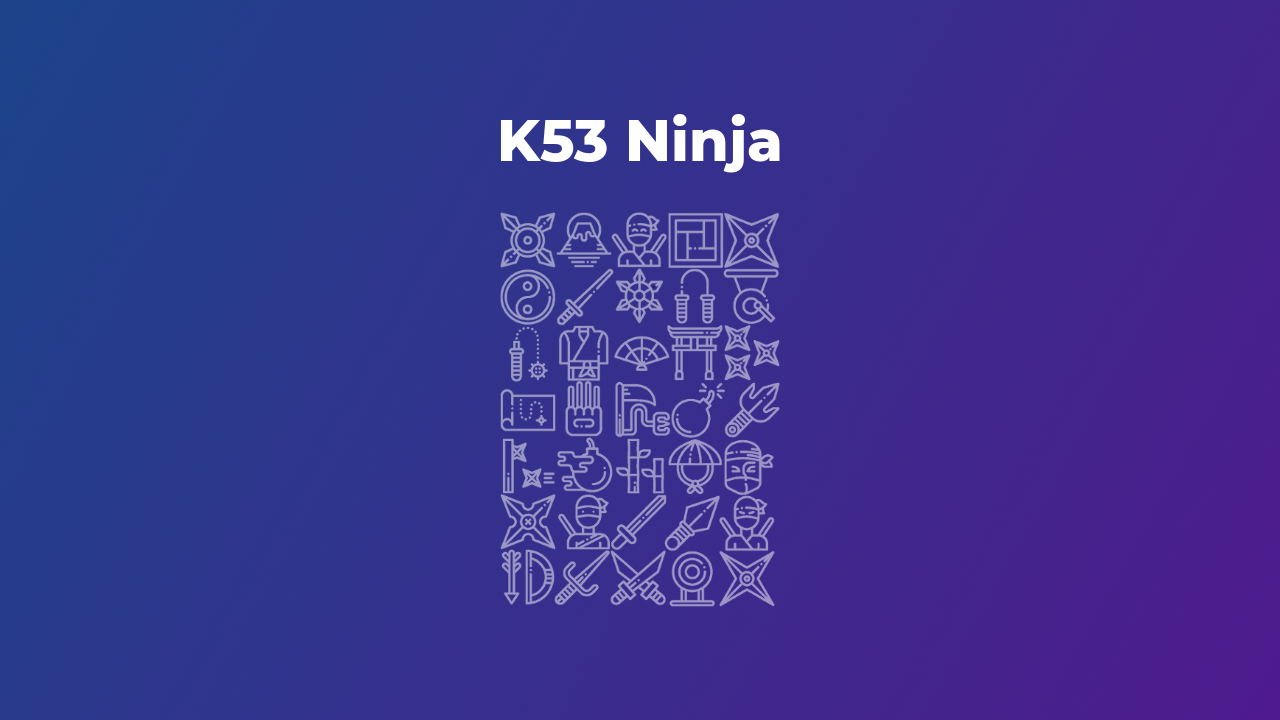
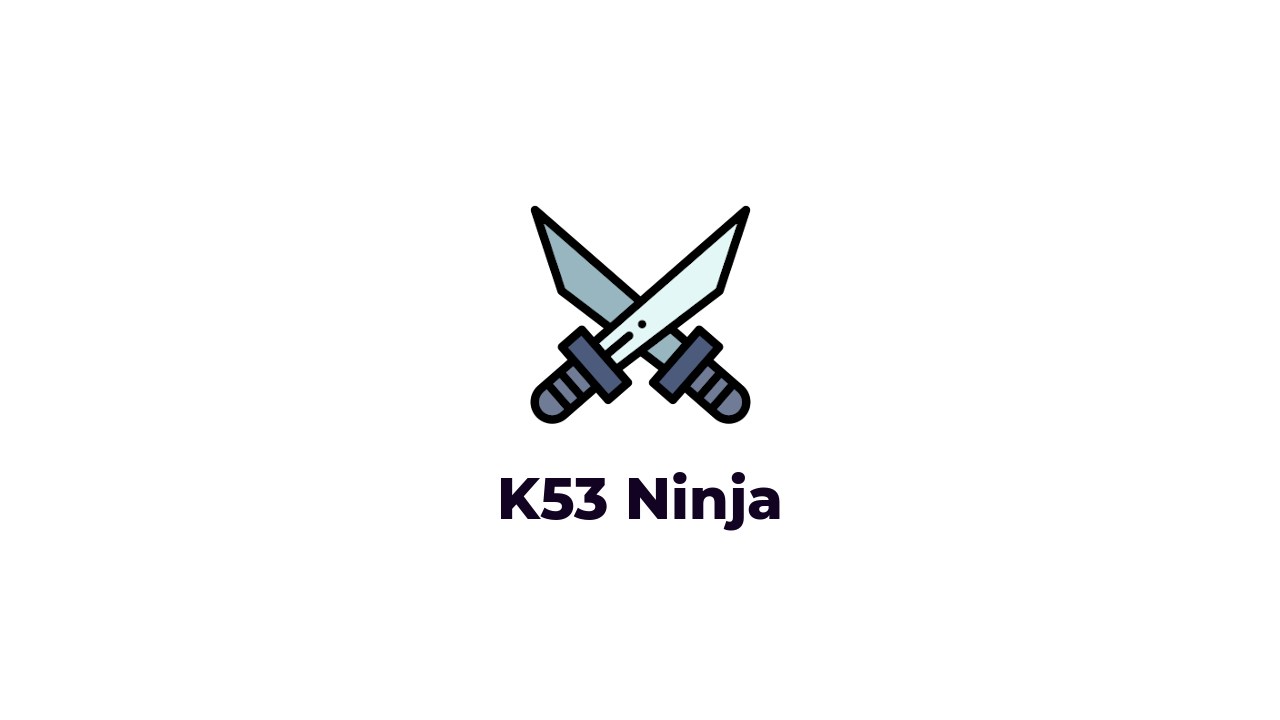
Layers edited between the first and the second (1280, 720) image:
painted on "K53 Ninja" over [500, 114, 780, 531]
removed layer "IconCollection.png" (was 50%) over [500, 212, 780, 607]
removed layer "1 #1" over [0, 0, 1280, 720]
added layer "018-katana-1.svg" above "1" over [530, 205, 751, 425]
added layer "1" over [0, 0, 1280, 720]